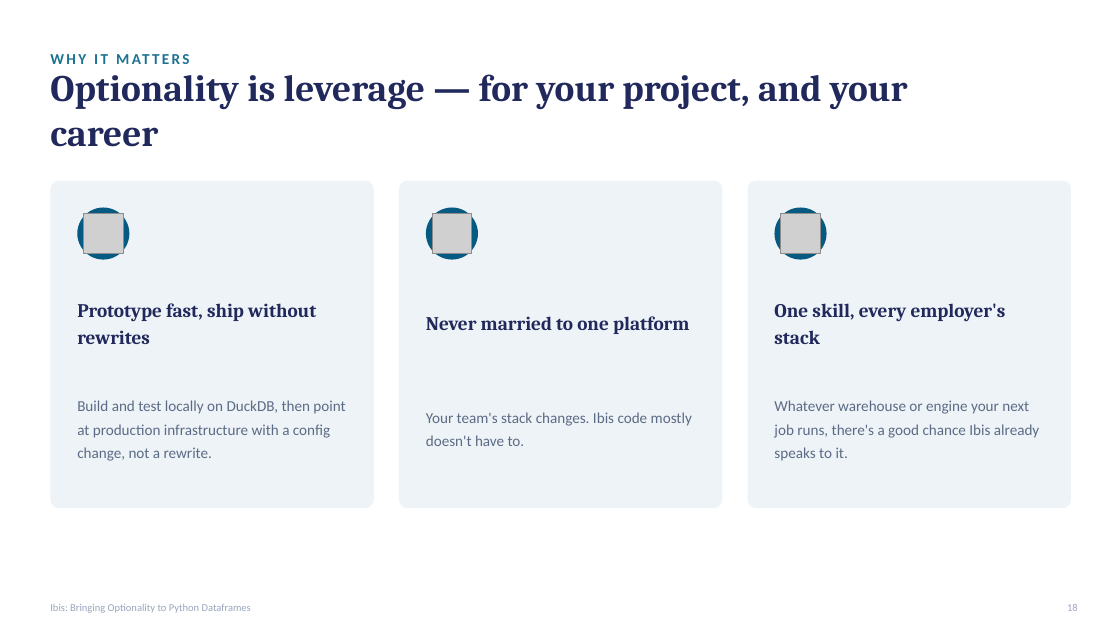
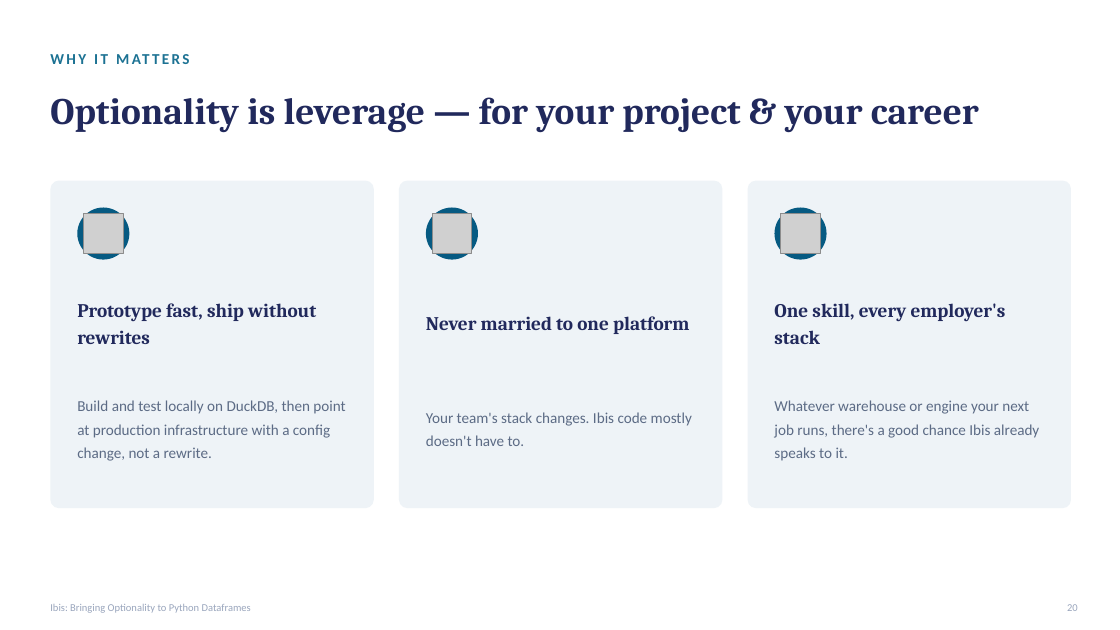
Before and after one commit to lestermartin/ibis-optionality, a slide deck: slide 20 of slides/ibis-optionality-slides.pptx (slide 18 before the commit). Drawn at 1120x630 pixels with LibreOffice and Linux fonts; fonts in the diff are those of the drawing; grey boxes stand for pictures. Boxes give left, top, right and bottom in pixels: in the first picture for what was removed or moved away, otherwise in the second. Text is boxed around its words. In the diff, an @@ line names an element or a change of style, - is before the commit and + after.

```diff
--- a/slides/ibis-optionality-slides.pptx
+++ b/slides/ibis-optionality-slides.pptx
@@ text at [50, 97, 979, 133]: text changed @@
-Optionality is leverage — for your project, and your career
+Optionality is leverage — for your project & your career
```
Also in this commit, not shown: 9 other slides changed, 2 slides added, 2 other files.
